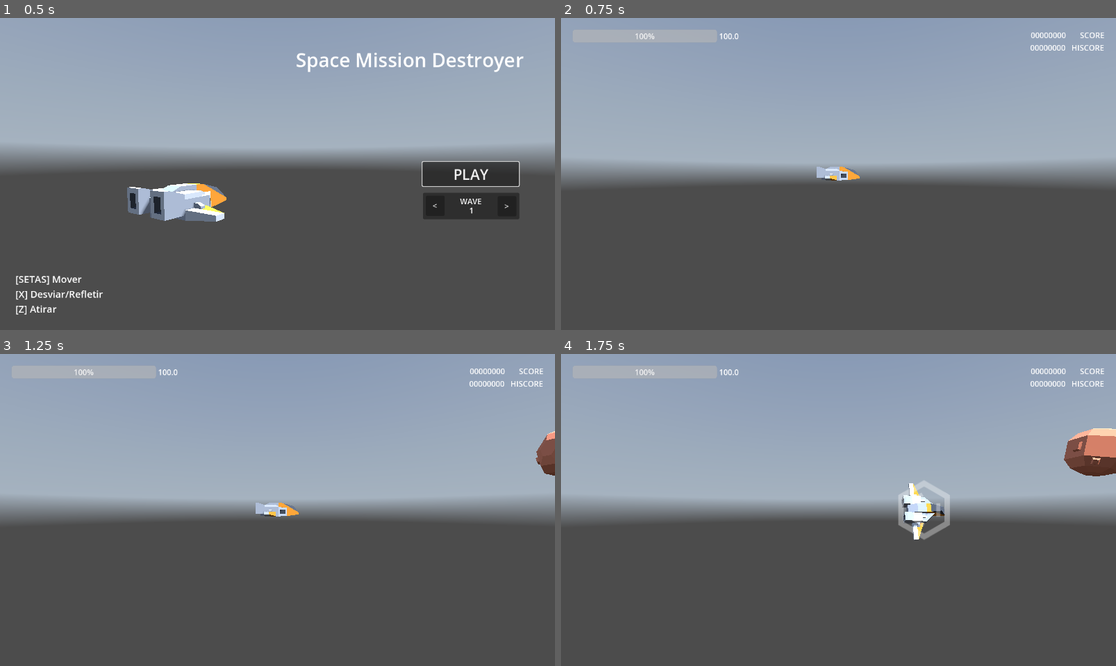
Above: before the commit, frames 1-4 (two rows, left to right).
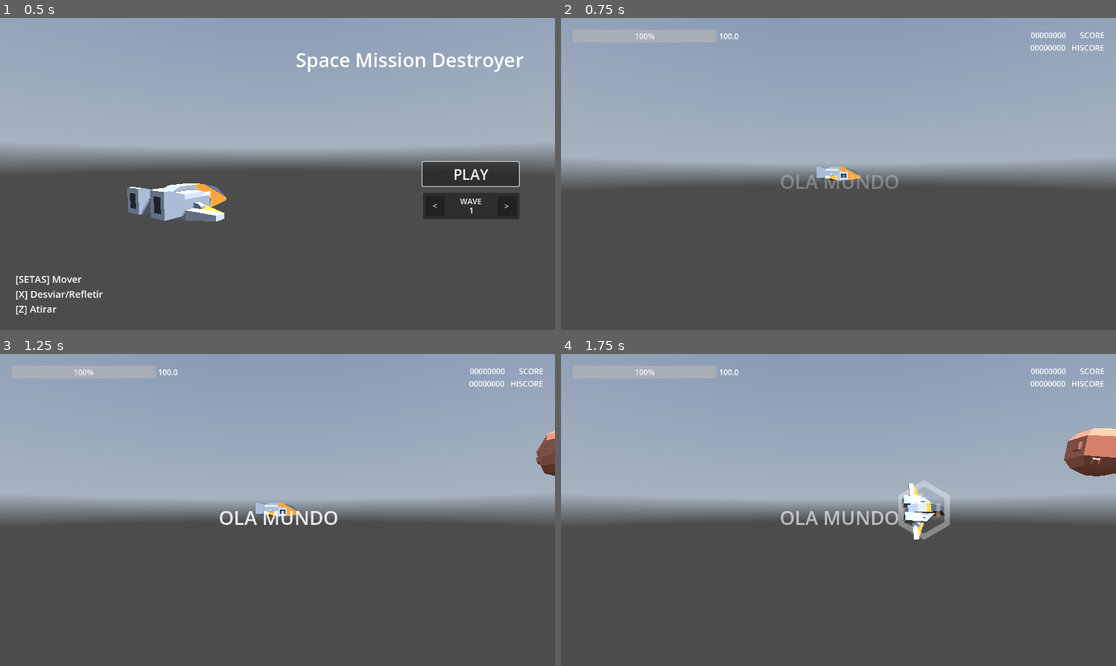
Above: after the commit, the same moments.

Repository: thomz2/smd-space-shooter
Game: Godot game, scene res://scenes/screens/main_menu.tscn
The game is run twice, just before and just after one commit, with the same random seed, the same clock (stepped at 60 frames per second) and the same inputs. A sky picture missing from this copy of the repository is replaced by a grey-blue gradient.
Inputs (mouse positions are in pixels of both pictures, inside the frame that each line leads up to):
- Up to frame 1 (0.5 s): no input
- Up to frame 2 (0.75 s): click "PLAY" at 0.5 s
- Up to frame 3 (1.25 s): no input
- Up to frame 4 (1.75 s): tap Enter at 1.25 s; move the mouse to (960, 494) at 1.27 s; hold Right (ui_right) from 1.28 s (still down); tap X (dodge) at 1.35 s

Frame 1 is identical in both runs. In frame 2, 0.3% of the frame differs, in the area x 39-61%, y 50-55%; in frame 3, 0.4%; in frame 4, 0.4%.

Commit message:
intra-wave scene transition working

Diff:
--- a/scenes/enemies/spawner.gd
+++ b/scenes/enemies/spawner.gd
@@ -109,8 +109,31 @@
 
 	print_debug("position: ", boss_enemy.global_position)
 
+func _show_2d_scene():
+	var wave_screen = $"../WaveInfoScreen/Control"  # Acessa o filho do CanvasLayer
+	var tween = get_tree().create_tween()
+
+	$"../WaveInfoScreen".visible = true  # Mostra o CanvasLayer
+	wave_screen.modulate.a = 0.0  # Começa invisível
+
+	tween.tween_property(wave_screen, "modulate:a", 1.0, 0.3)  # Animação de fade-in
+	await tween.finished
+
+	_hide_2d_scene()
+
+func _hide_2d_scene():
+	var wave_screen = $"../WaveInfoScreen/Control"
+	var tween = get_tree().create_tween()
+
+	tween.tween_property(wave_screen, "modulate:a", 0.0, 2.0)  # Animação de fade-out
+	await tween.finished  # Espera o fade-out terminar
+
+	$"../WaveInfoScreen".visible = false  # Oculta o CanvasLayer
+
 func update_level(level):
 	print("its level ", level)
+	_show_2d_scene();
+	#await _hide_2d_scene();
 	spawn_enemies()
 
 
--- a/scenes/map/test_infinity.tscn
+++ b/scenes/map/test_infinity.tscn
@@ -1,8 +1,10 @@
-[gd_scene load_steps=10 format=3 uid="uid://blutrpxa4jgw8"]
+[gd_scene load_steps=12 format=3 uid="uid://blutrpxa4jgw8"]
 
 [ext_resource type="Environment" uid="uid://dmky6ixl1xvdh" path="res://assets/resources/space_environment.tres" id="1_7lg4x"]
 [ext_resource type="PackedScene" uid="uid://cvya6ox4fom6q" path="res://scenes/player/player.tscn" id="1_d7tgc"]
+[ext_resource type="Script" path="res://scripts/wave_info_screen.gd" id="1_djbaw"]
 [ext_resource type="PackedScene" uid="uid://down3vre3e3pi" path="res://scenes/screens/pause_screen.tscn" id="1_lgg3r"]
+[ext_resource type="PackedScene" uid="uid://bayrel0l3q3b2" path="res://scenes/screens/wave_info_screen.tscn" id="2_0ejjj"]
 [ext_resource type="Script" path="res://scripts/skybox_rotation.gd" id="2_psal4"]
 [ext_resource type="Script" path="res://scenes/enemies/spawner.gd" id="2_qjig3"]
 [ext_resource type="Script" path="res://scripts/camera_3d_shaker.gd" id="3_sai3f"]
@@ -14,6 +16,11 @@
 [sub_resource type="WorldBoundaryShape3D" id="WorldBoundaryShape3D_ggmvq"]
 
 [node name="TestInfinity" type="Node3D"]
+
+[node name="WaveInfoScreen" type="CanvasLayer" parent="."]
+script = ExtResource("1_djbaw")
+
+[node name="Control" parent="WaveInfoScreen" instance=ExtResource("2_0ejjj")]
 
 [node name="PauseScreen" parent="." instance=ExtResource("1_lgg3r")]
 
--- /dev/null
+++ b/scenes/screens/wave_info_screen.tscn
@@ -0,0 +1,23 @@
+[gd_scene load_steps=2 format=3 uid="uid://bayrel0l3q3b2"]
+
+[sub_resource type="LabelSettings" id="LabelSettings_w88t0"]
+font_size = 40
+
+[node name="Control" type="Control"]
+layout_mode = 3
+anchors_preset = 15
+anchor_right = 1.0
+anchor_bottom = 1.0
+grow_horizontal = 2
+grow_vertical = 2
+
+[node name="Label" type="Label" parent="."]
+layout_mode = 0
+offset_left = 454.0
+offset_top = 312.0
+offset_right = 703.0
+offset_bottom = 367.0
+text = "OLA MUNDO"
+label_settings = SubResource("LabelSettings_w88t0")
+horizontal_alignment = 1
+vertical_alignment = 1
--- /dev/null
+++ b/scripts/wave_info_screen.gd
@@ -0,0 +1,4 @@
+extends CanvasLayer
+
+func _ready() -> void:
+	visible = false
Not shown: 1 places in scenes/player/player.tscn that only renumber resources
